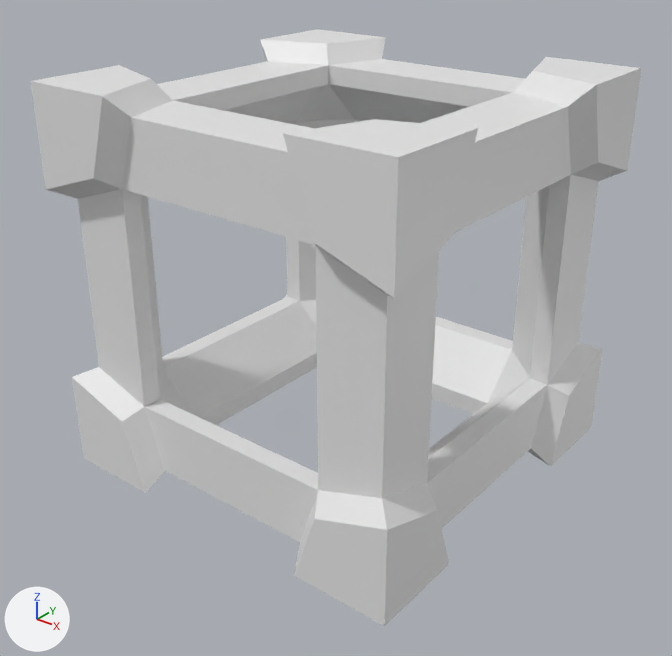
One commit to the Blender file Project PhysX - Curtis/Assets/Models/Block_Boom.blend: the scene before it, then after it.
Rendered twice from a camera (50 mm lens) standing at (1.347, -1.721, 0.91) and looking at (0.018, -0.06, -0.12). Arrows for +X, +Y and +Z are at lower left; the lights stay in place.
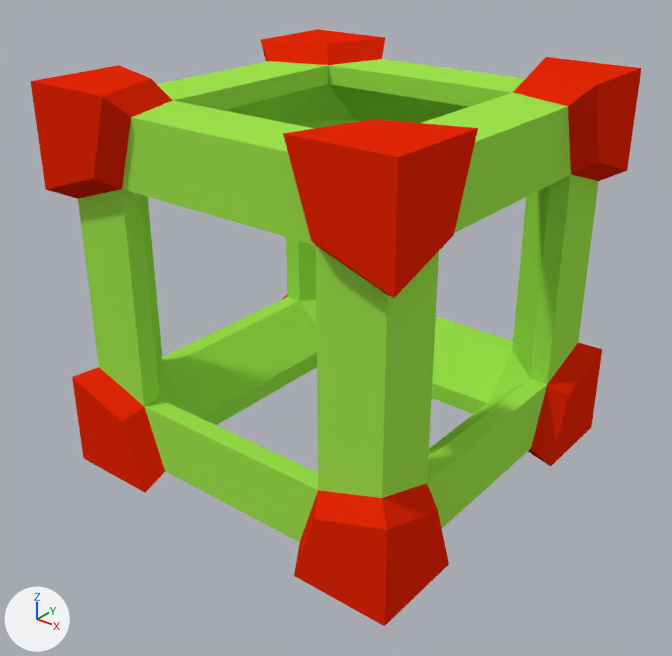
The newer file is also rescaled (x0.5) as a whole; pictures and numbers use the older file's frame.

The change, as a list of edits to the scene's bpy script:
```text
Add mat_material:
    mat_material = diffuse_material('Material')
    mat_material.base_color = (0.8, 0.0204, 0.00202)  # red #e72707
Add mat_material_002:
    mat_material_002 = diffuse_material('Material.002')
    mat_material_002.base_color = (0.351, 0.8, 0.074)  # green #a0e74d
Change me_cube:
    where me_cube.from_pydata(...)  # 128 vertices, 140 faces; spans x -1.0..1.0, y -1.0..1.0, z -1.0..1.0
    used by ob_cube; location = (0.0, 0.0, 0.0); rotation_euler = (1.571, 0.0, 0.0), in degrees (90, 0, 0); scale = (0.5, 0.5, 0.5)
    me_cube part 1: 72 of the faces centred in x -1.0..1.0, y -1.0..1.0, z -1.0..1.0 switch from no material to mat_material (red #e72707)
    me_cube part 2: all 68 faces centred in x -0.9..0.9, y -0.9..0.9, z -0.9..0.9 switch from no material to mat_material_002 (green #a0e74d)
```

What differs and where, as boxes (x1, y1, x2, y2) in the pictures (672 x 656 px):
part 1 of me_cube, recoloured (grey to red)
    both: (30, 29, 642, 626)
part 2 of me_cube, recoloured (grey to green)
    both: (78, 59, 599, 542)
